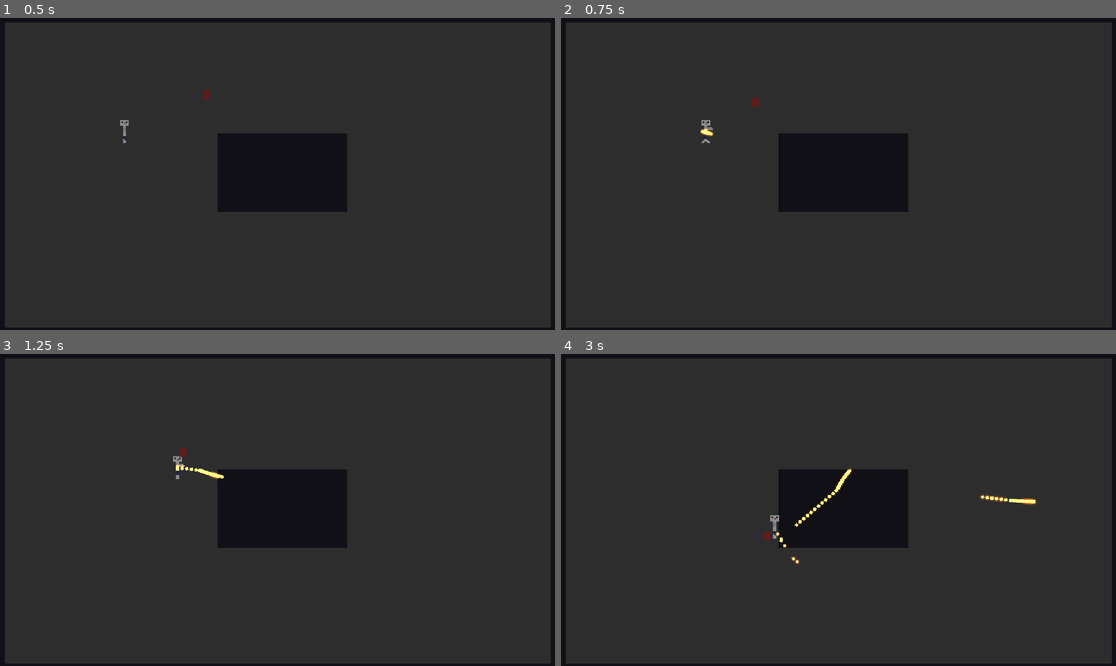
Above: before the commit, frames 1-4 (two rows, left to right).
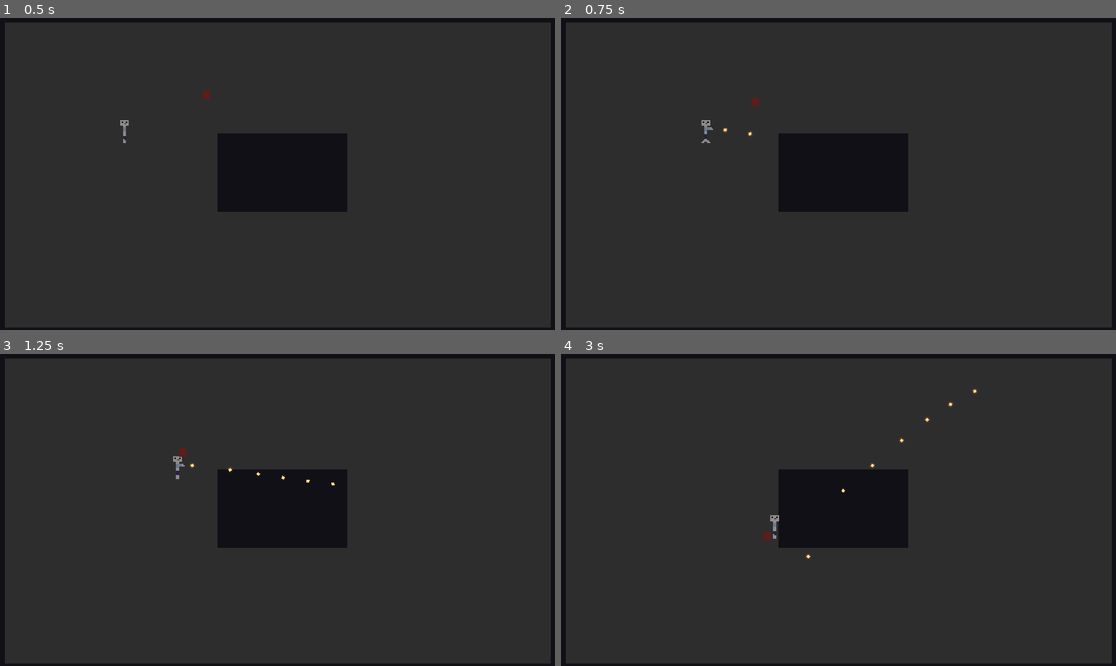
Above: after the commit, the same moments.

Repository: NoxLoveYa/2DSurvivorGodot
Game: Godot game, scene res://Main.tscn
Same seed, same stepped clock (60 frames per second), same inputs: the game is played once before the commit and once after it.
Inputs (mouse positions are in pixels of both pictures, inside the frame that each line leads up to):
- Up to frame 1 (0.5 s): no input
- Up to frame 2 (0.75 s): tap Enter at 0.5 s; move the mouse to (960, 158) at 0.52 s; press the mouse at (960, 158) at 0.53 s; hold Right (move_right) from 0.53 s (still down)
- Up to frame 3 (1.25 s): keep holding Right (move_right)
- Up to frame 4 (3 s): move the mouse to (727, 525) at 1.27 s; release Right (move_right) at 1.28 s; release the mouse at (727, 525) at 1.28 s; hold S (move_down) 1.28-2.03 s; click (727, 525) at 1.35 s; move the mouse to (894, 441) at 2.02 s; press the mouse at (894, 441) at 2.03 s; hold Right (move_right) 2.03-2.78 s; move the mouse to (810, 572) at 2.77 s; release the mouse at (810, 572) at 2.78 s; hold Up (move_up) from 2.78 s (still down); click (810, 572) at 2.85 s

Frame 1 is identical in both runs. In frame 2, less than 0.1% of the frame differs, in the area x 25-35%, y 35-39%; in frame 3, 0.2%; in frame 4, 0.5%, in the area x 38-86%, y 11-68%.

Commit message:
fixed errors

Diff:
--- a/Bullet.tscn
+++ b/Bullet.tscn
@@ -5,22 +5,23 @@
 [ext_resource type="Texture2D" uid="uid://b2cxjuhssif1w" path="res://Assets/PointLight.jpg" id="3_4l366"]
 
 [sub_resource type="RectangleShape2D" id="RectangleShape2D_foyfq"]
-size = Vector2(1, 1)
+size = Vector2(10, 10)
 
 [node name="AnimatableBody2D" type="AnimatableBody2D"]
-scale = Vector2(10, 10)
 collision_layer = 2
 collision_mask = 4
+sync_to_physics = false
 script = ExtResource("1_e1lnl")
 speed = 1000.0
 
 [node name="CollisionShape2D" type="CollisionShape2D" parent="."]
-position = Vector2(0, -3.8147e-07)
+position = Vector2(-4.23193e-07, -9.53675e-08)
 scale = Vector2(1, 1)
 shape = SubResource("RectangleShape2D_foyfq")
 
 [node name="Sprite2D" type="Sprite2D" parent="."]
 texture_filter = 1
+scale = Vector2(10, 10)
 texture = ExtResource("2_p8gvo")
 
 [node name="PointLight2D" type="PointLight2D" parent="Sprite2D"]
--- a/Player.tscn
+++ b/Player.tscn
@@ -1,6 +1,7 @@
-[gd_scene load_steps=14 format=3 uid="uid://dgoi1ghypb5wp"]
+[gd_scene load_steps=15 format=3 uid="uid://dgoi1ghypb5wp"]
 
 [ext_resource type="Script" path="res://PlayerMovement.gd" id="1_6oj04"]
+[ext_resource type="PackedScene" uid="uid://cp7ovntnajl71" path="res://Bullet.tscn" id="2_fc5uv"]
 [ext_resource type="Texture2D" uid="uid://c6280fsikrlhn" path="res://Assets/Player.png" id="2_i3qhf"]
 
 [sub_resource type="AtlasTexture" id="AtlasTexture_00f24"]
@@ -92,6 +93,8 @@
 collision_mask = 5
 script = ExtResource("1_6oj04")
 
+[node name="AnimatableBody2D" parent="." instance=ExtResource("2_fc5uv")]
+
 [node name="AnimatedSprite2D" type="AnimatedSprite2D" parent="."]
 texture_filter = 1
 sprite_frames = SubResource("SpriteFrames_72366")
--- a/PlayerMovement.gd
+++ b/PlayerMovement.gd
@@ -4,13 +4,16 @@
 
 @export var health = 100
 
+@export var shoot_delay = 100.0
+
 # Called when the node enters the scene tree for the first time.
 func _ready():
 	pass
 
-var bullet_scene: PackedScene = preload("res://Bullet.tscn")
+var bullet_scene: PackedScene = load("res://Bullet.tscn")
 
 @onready var animation_player = $AnimatedSprite2D
+@onready var lastShot = shoot_delay / 1000
 # Called every frame. 'delta' is the elapsed time since the previous frame.
 func _process(_delta):
 	#reset velocity to have sharp movement
@@ -38,9 +41,15 @@
 	#move the character and check collisions
 	move_and_collide(velocity * _delta)
 
-	if (Input.is_action_pressed("player_primary_attack")):
-		var bullet = bullet_scene.instantiate(PackedScene.GEN_EDIT_STATE_DISABLED)
-		bullet.direction = (get_global_mouse_position() - position).normalized()
-		print(bullet.direction)
-		bullet.position = position
-		$"..".add_child(bullet)
+	if (lastShot <= 0):
+		if (Input.is_action_pressed("player_primary_attack")):
+			var bullet = bullet_scene.instantiate(PackedScene.GEN_EDIT_STATE_DISABLED)
+			bullet.direction = (get_global_mouse_position() - position).normalized()
+			var direction = 1
+			if (Input.is_action_pressed("move_left")):
+				direction = -1
+			bullet.position = position + Vector2(35 * direction, -10)
+			$"..".add_child(bullet)
+			lastShot = shoot_delay / 1000
+	else:
+		lastShot -= _delta
--- a/Scripts/Bullets.gd
+++ b/Scripts/Bullets.gd
@@ -10,7 +10,7 @@
 # Called when the node enters the scene tree for the first time.
 func _ready():
 	if (direction.x == -404 or direction.y == -404):
-		free()
+		$"..".remove_child.call_deferred(self)
 	else:
 		rotation = calculateRotationAngle(direction)
 
@@ -18,6 +18,6 @@
 func _process(_delta):
 	move_and_collide(direction * speed * _delta)
 	if (position.x > 1920 or position.x < 0):
-		free()
+		$"..".remove_child.call_deferred(self)
 	elif (position.y > 1080 or position.y < 0):
-		free()
+		$"..".remove_child.call_deferred(self)
Not shown, changed: .gitignore
